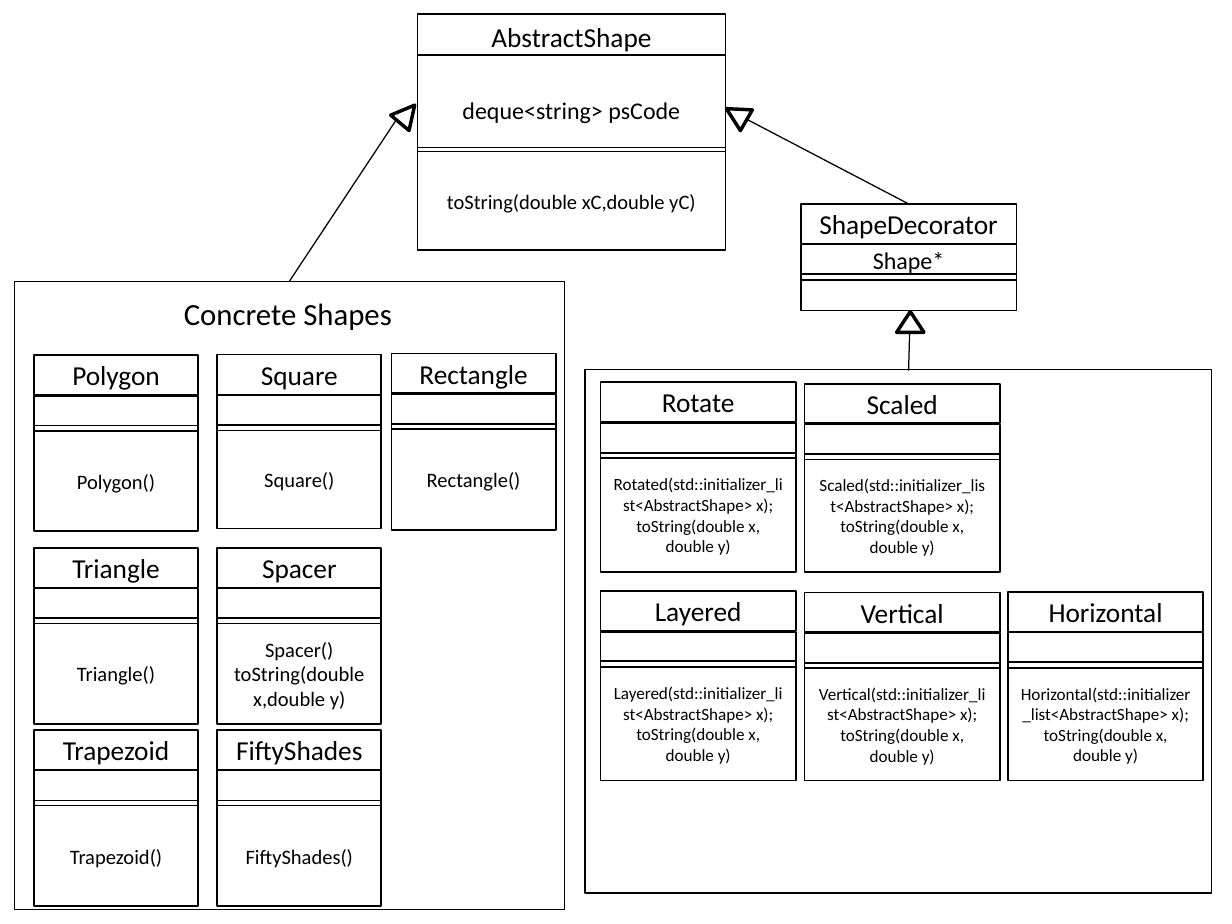
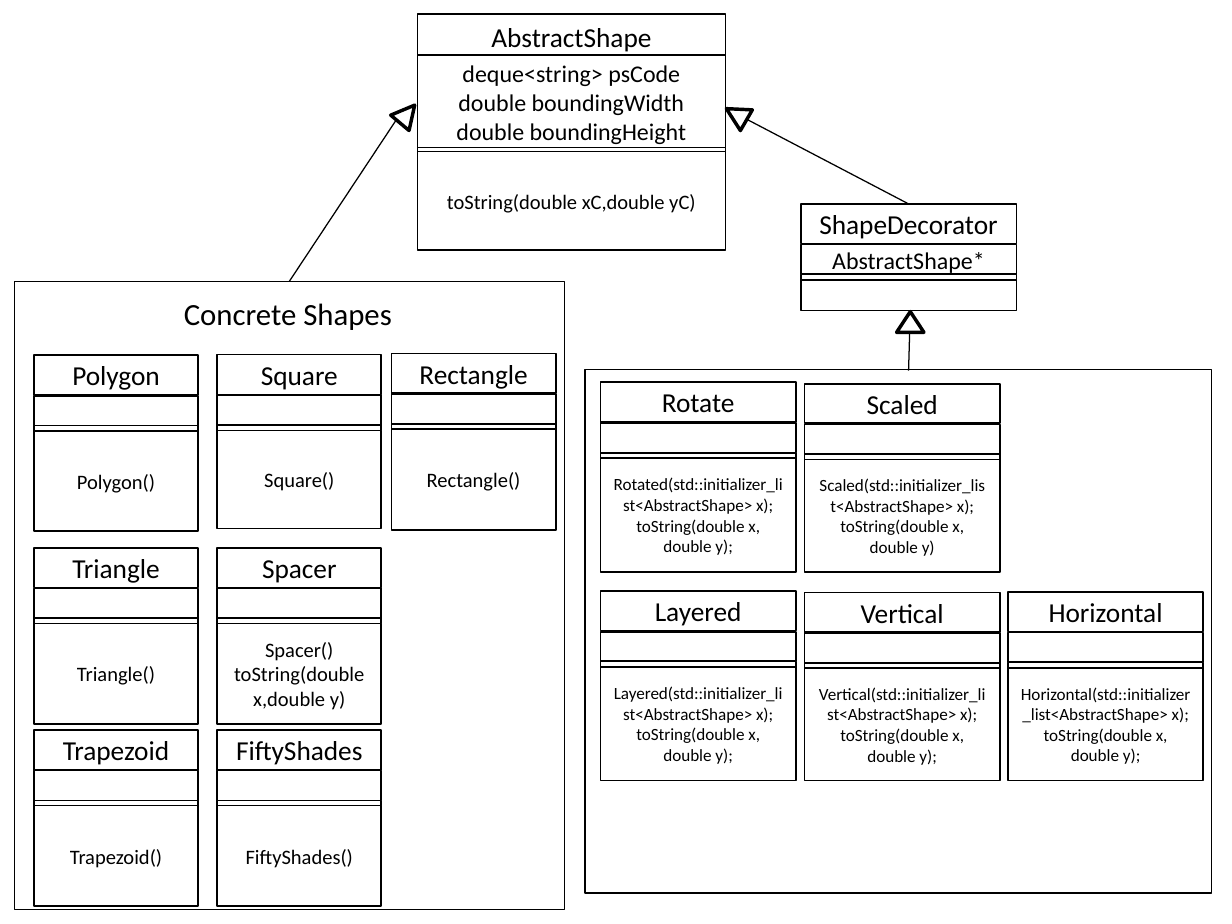
Before and after one commit to maxhesserknoll/cs372_project2, a slide deck: slide 1 of psGenerator_UML.pptx. Drawn at 1232x924 pixels with LibreOffice and Linux fonts; fonts in the diff are those of the drawing. Boxes give left, top, right and bottom in pixels: in the first picture for what was removed or moved away, otherwise in the second. Text is boxed around its words. In the diff, an @@ line names an element or a change of style, - is before the commit and + after.

```diff
--- a/psGenerator_UML.pptx
+++ b/psGenerator_UML.pptx
@@ rectangle "deque<string> psCode" resized from (x1=418, y1=54, x2=726, y2=165) to (x1=418, y1=54, x2=726, y2=148) @@
@@ text in rectangle at (x1=456, y1=94, x2=687, y2=144): paragraphs added @@
+double boundingWidth
+double boundingHeight
@@ text in rectangle at (x1=832, y1=252, x2=985, y2=275): text changed @@
-Shape*
+AbstractShape*
@@ text in rectangle at (x1=636, y1=519, x2=760, y2=555): text changed @@
-toString(double x, double y)
+toString(double x, double y);
@@ text in rectangle at (x1=1021, y1=687, x2=1190, y2=764): text changed @@
-Horizontal(std::initializer_list<AbstractShape> x);
-toString(double x, double y)
+Horizontal(std::initializer_list<AbstractShape> x);
+toString(double x, double y);
@@ text in rectangle at (x1=636, y1=727, x2=760, y2=764): text changed @@
-toString(double x, double y)
+toString(double x, double y);
@@ text in rectangle at (x1=840, y1=728, x2=964, y2=765): text changed @@
-toString(double x, double y)
+toString(double x, double y);
```
Also in this commit, not shown: 3 other files.
